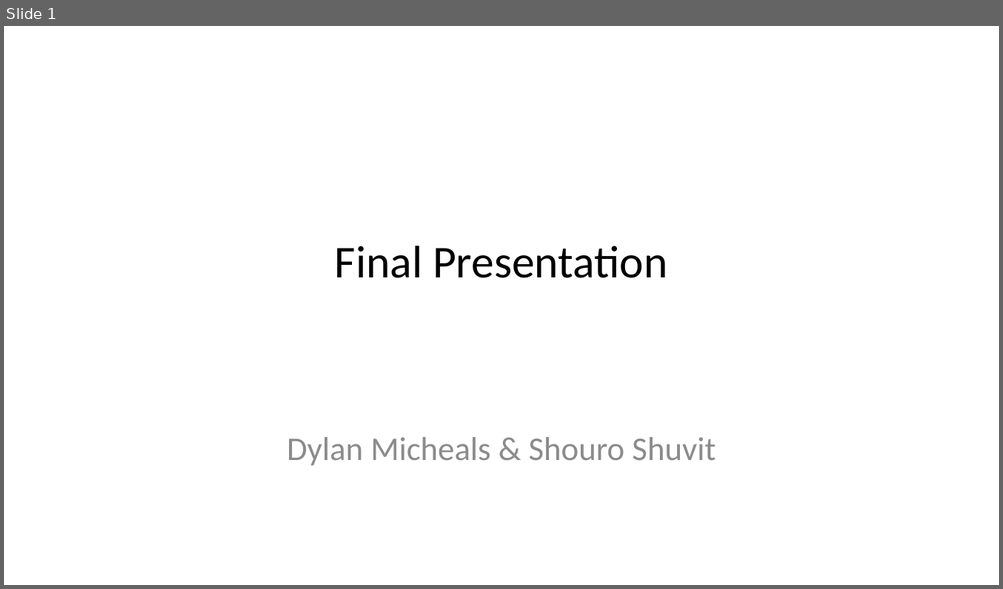
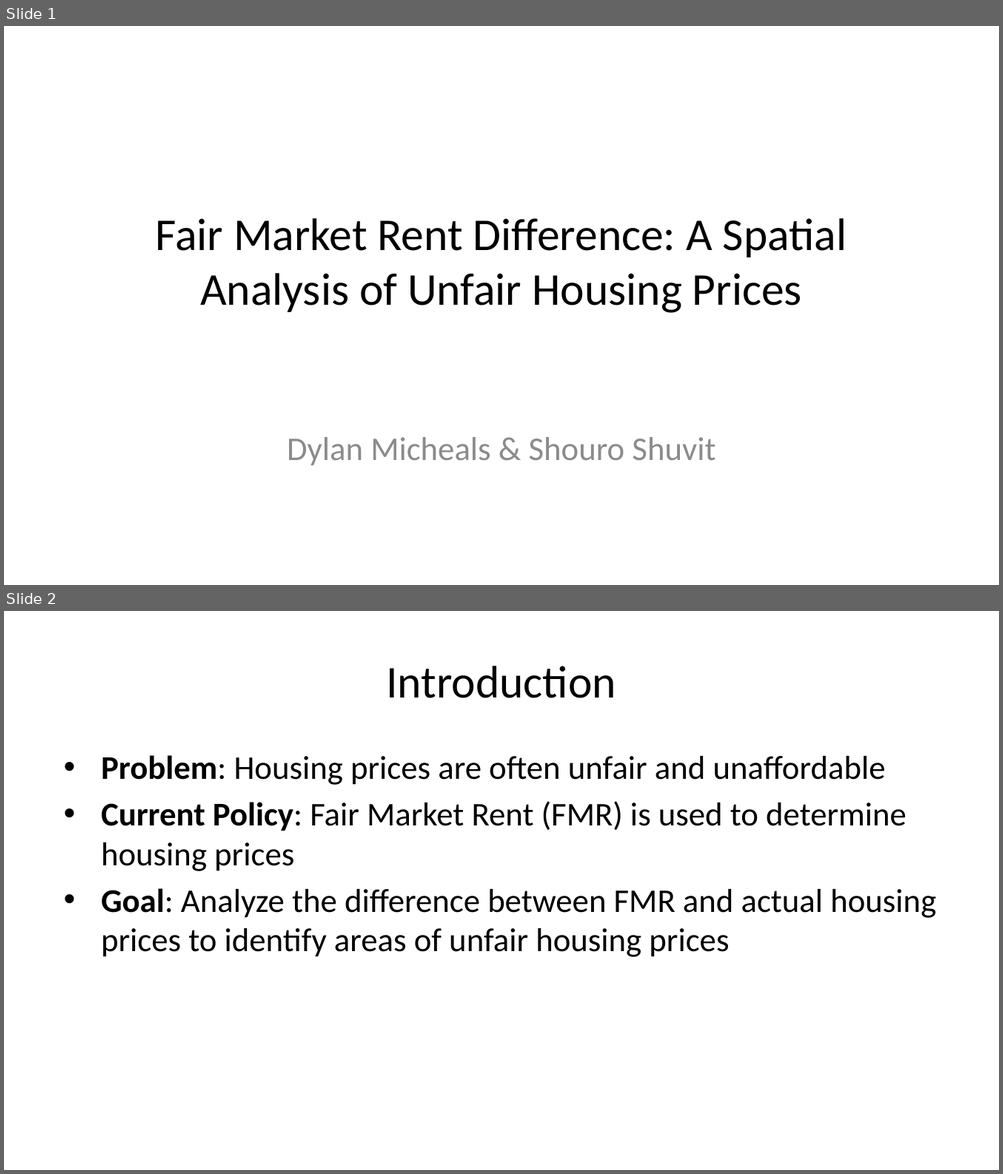
Before and after one commit to dylpickle123780/STAT489_Research_Project, a slide deck: presentation/final-presentation.pptx. Shown one above the other, each under a label of ours: slide 1 before the commit, slides 1 and 2 after it. The pictures are 1003x589 and 1003x1174 pixels, drawn with LibreOffice and Linux fonts; fonts in the diff are those of the drawing. Boxes give left, top, right and bottom in pixels: in the first picture for what was removed or moved away, otherwise in the second. Text is boxed around its words. In the diff, an @@ line names an element or a change of style, - is before the commit and + after.

```diff
--- a/presentation/final-presentation.pptx
+++ b/presentation/final-presentation.pptx
@@ slide 2 added at box(4, 611, 999, 1170), background #FFFFFF @@
@@ title added at box(387, 666, 616, 698), 33 pt, text #000000 @@
+Introduction
@@ text added at box(101, 755, 936, 957), 24 pt, text #000000 @@
+• Problem: Housing prices are often unfair and unaffordable
+• Current Policy: Fair Market Rent (FMR) is used to determine housing prices
+• Goal: Analyze the difference between FMR and actual housing prices to identify areas of unfair housing prices
@@ slide 1 changed as well @@
@@ title at box(156, 218, 846, 313): text changed @@
-Final Presentation
+Fair Market Rent Difference: A Spatial Analysis of Unfair Housing Prices
```
Also in this commit, not shown: 4 other slides added, 3 slides removed, 1 other file.
